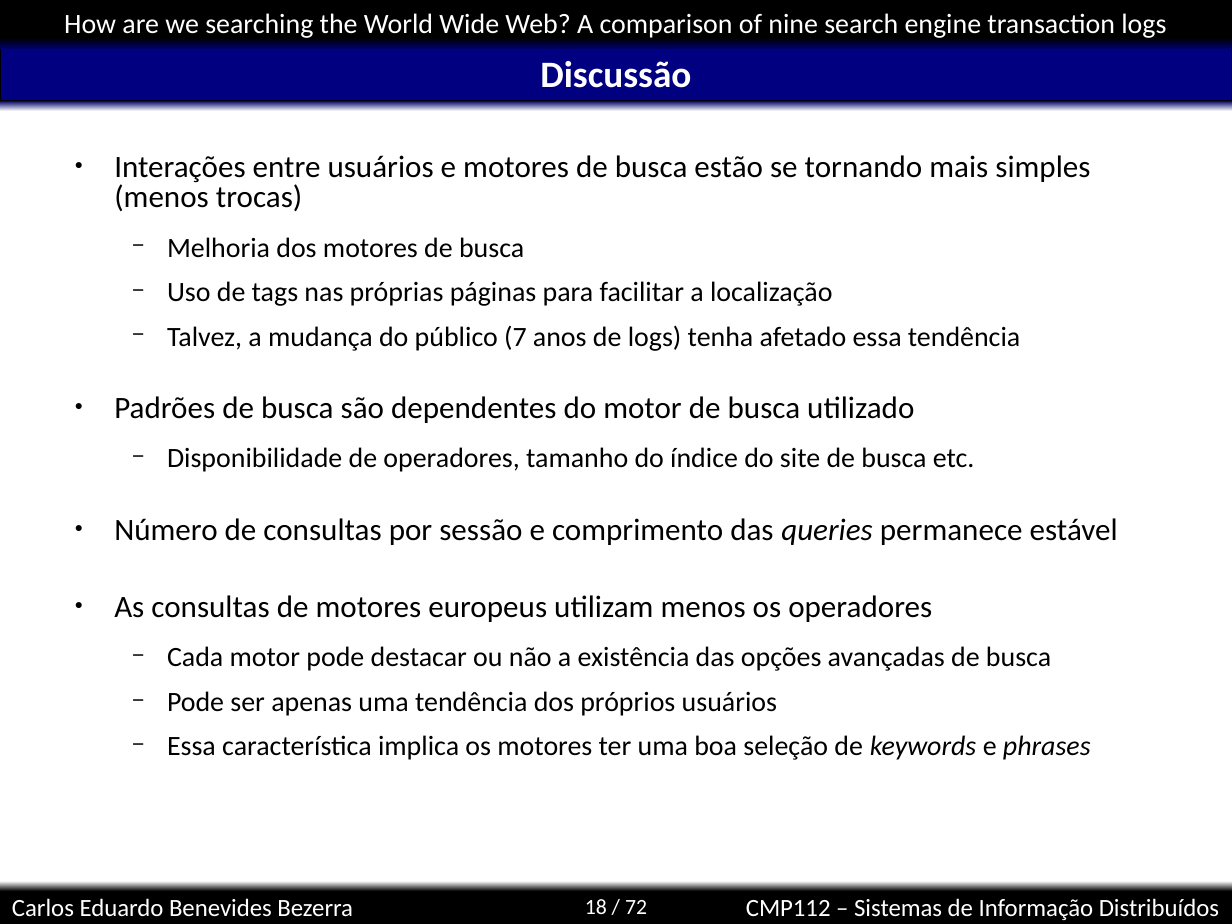
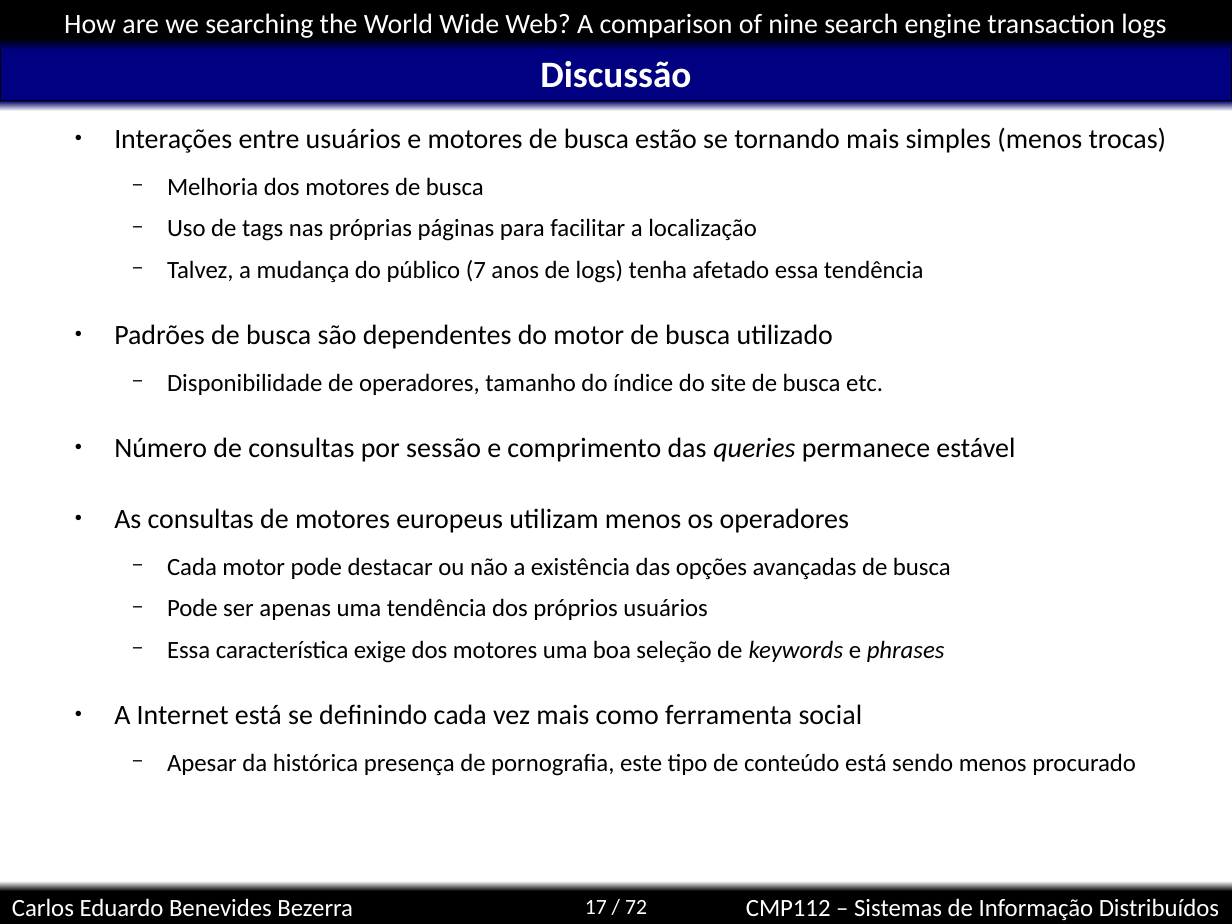
Before and after one commit to kdubezerra/kdubezerra, a slide deck: slide 17 of disciplinas/cmp112/artigohow.ppt (slide 18 before the commit). Drawn at 1232x924 pixels with LibreOffice and Linux fonts; fonts in the diff are those of the drawing; background and template pictures are left out. Boxes give left, top, right and bottom in pixels: in the first picture for what was removed or moved away, otherwise in the second. Text is boxed around its words. In the diff, an @@ line names an element or a change of style, - is before the commit and + after.

```diff
--- a/disciplinas/cmp112/artigohow.ppt
+++ b/disciplinas/cmp112/artigohow.ppt
@@ text "Interações entre usuários e motores ...": place and size @@
-text "Interações entre usuários e motores ..." at <box>114,155,1118,760</box>
+text "Interações entre usuários e motores ..." at <box>114,127,1167,776</box>
@@ text at <box>114,127,1167,620</box>: size 20 to 18 pt in "Interações entre usuários e motores de busca ...", "Padrões de busca são dependentes do motor ...", "Número de consultas por sessão e comprimento ...", "As consultas de motores europeus utilizam menos ..."; size 18 to 16 pt in "Melhoria dos motores de busca", "Uso de tags nas próprias páginas para ...", "Talvez, a mudança do público (7 anos ...", "Disponibilidade de operadores, tamanho do índice do ..." and 2 more places @@
@@ text at <box>114,640,1136,776</box>: text changed; size 18 to 16 pt @@
-  − Essa característica implica os motores ter uma boa seleção de keywords e phrases
+  − Essa característica exige dos motores uma boa seleção de keywords e phrases
+● A Internet está se definindo cada vez mais como ferramenta social
+  − Apesar da histórica presença de pornografia, este tipo de conteúdo está sendo menos procurado
@@ page number at <box>585,900,647,914</box>: text changed @@
-18 / 72
+17 / 72
```
Also in this commit, not shown: 1 other slide changed, 1 slide added, 1 slide removed.
